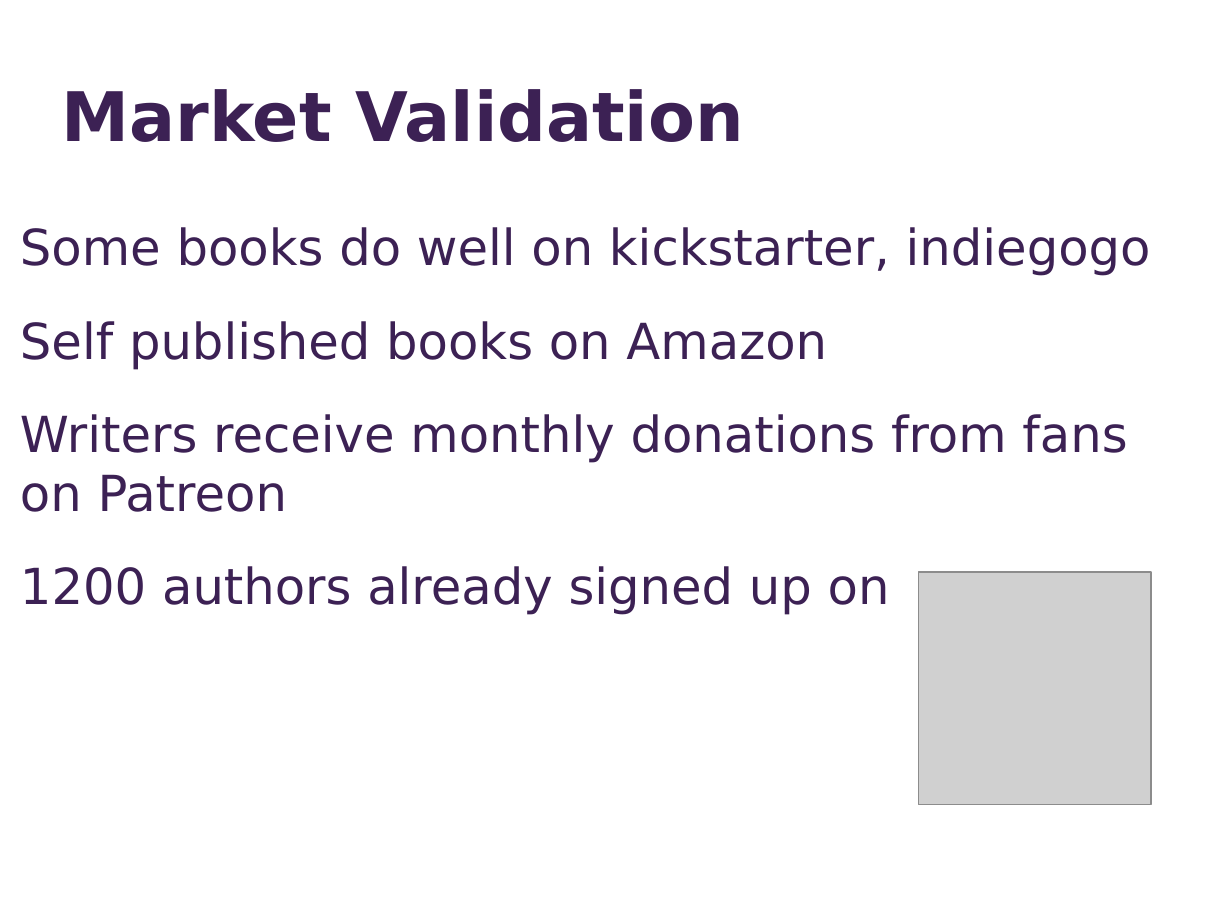
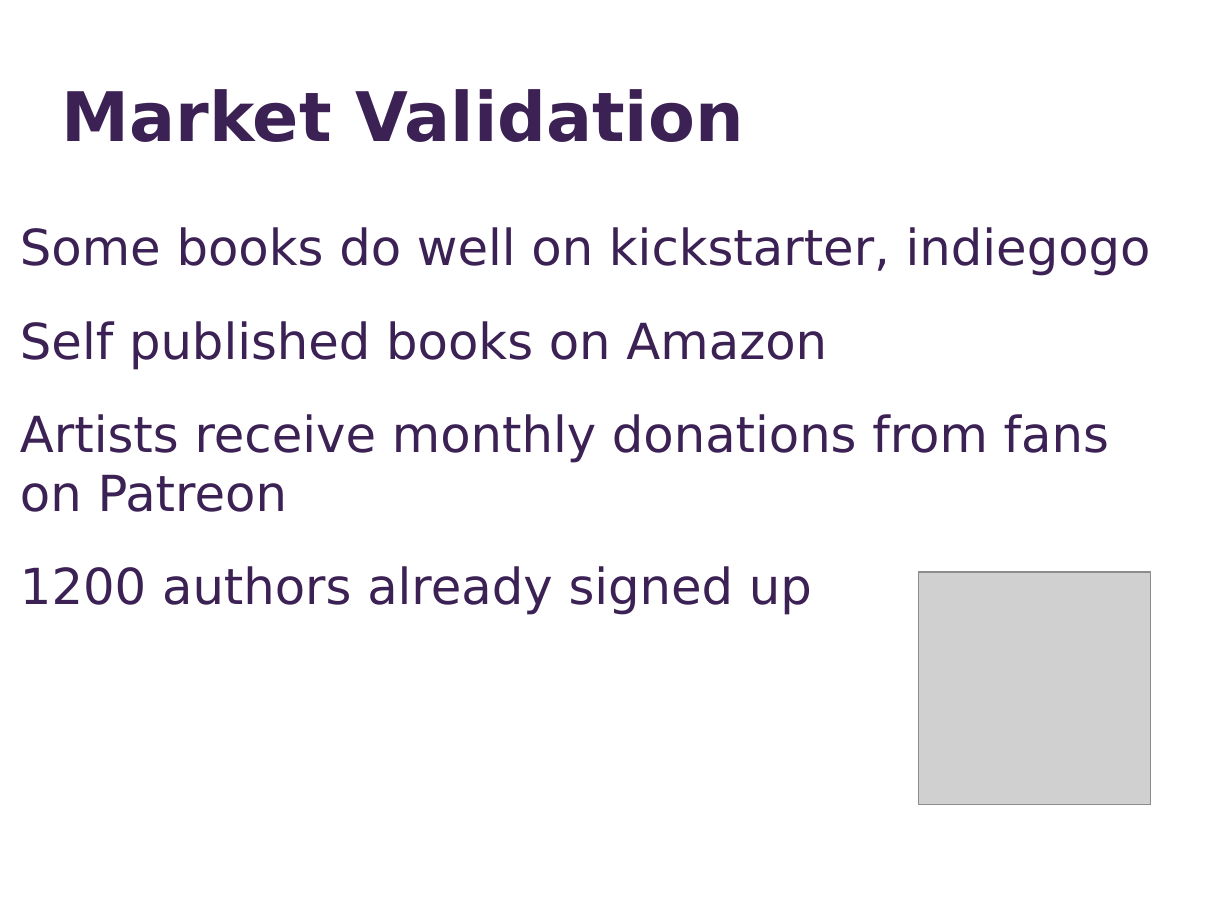
Before and after one commit to ece106/tomatocan, a slide deck: slide 9 of public/pitchSlides.pptx (slide 4 before the commit). Drawn at 1232x924 pixels with LibreOffice and Linux fonts; fonts in the diff are those of the drawing; grey boxes stand for pictures. Boxes give left, top, right and bottom in pixels: in the first picture for what was removed or moved away, otherwise in the second. Text is boxed around its words. In the diff, an @@ line names an element or a change of style, - is before the commit and + after.

```diff
--- a/public/pitchSlides.pptx
+++ b/public/pitchSlides.pptx
@@ text at [20, 414, 1109, 615]: text changed @@
-Writers receive monthly donations from fans on Patreon
-1200 authors already signed up on
+Artists receive monthly donations from fans on Patreon
+1200 authors already signed up
```
Also in this commit, not shown: 6 other slides changed, 6 other files.
